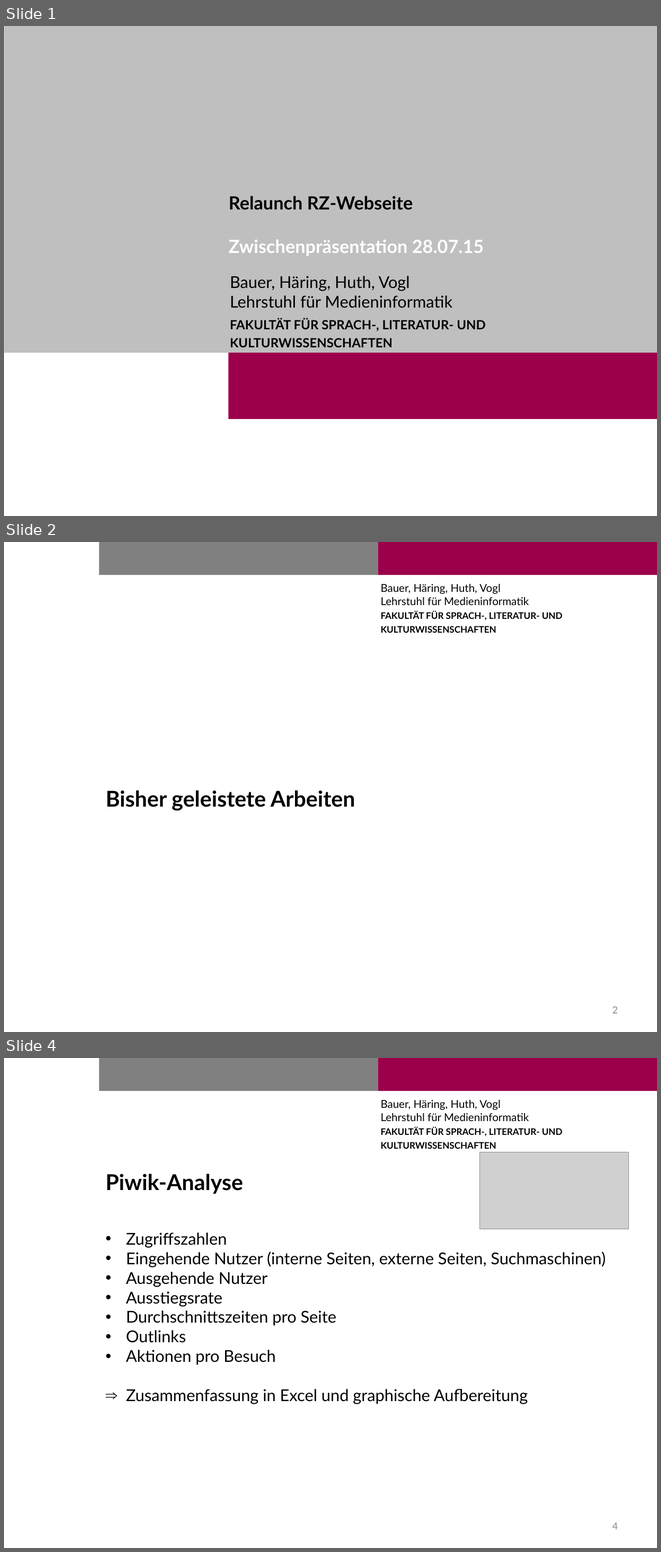
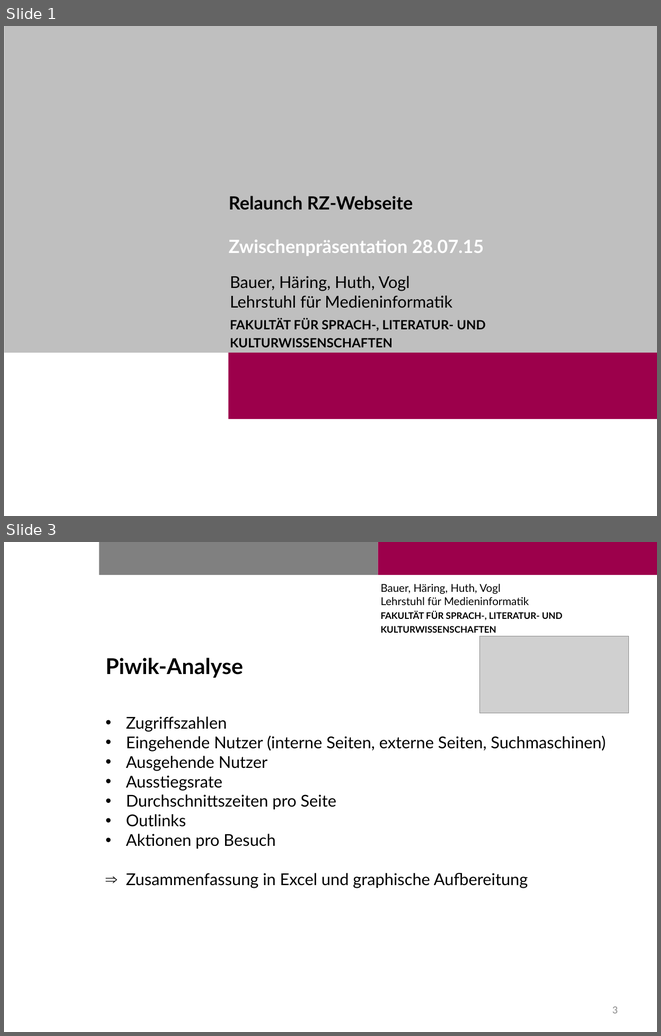
Before and after one commit to pinkdroyd/redesign-ur-rz, a slide deck: praesentationen/Zwischenpräsentation_Relaunch_RZ_28.7.15.pptx. Shown one above the other, each under a label of ours: slides 1, 2 and 4 before the commit, slides 1 and 3 after it; the slides between them are not shown. The pictures are 661x1552 and 661x1036 pixels, drawn with LibreOffice and Linux fonts; fonts in the diff are those of the drawing; grey boxes stand for pictures; background and template pictures are left out. Boxes give left, top, right and bottom in pixels: in the first picture for what was removed or moved away, otherwise in the second. Text is boxed around its words. In the diff, an @@ line names an element or a change of style, - is before the commit and + after.

```diff
--- a/praesentationen/Zwischenpräsentation_Relaunch_RZ_28.7.15.pptx
+++ b/praesentationen/Zwischenpräsentation_Relaunch_RZ_28.7.15.pptx
@@ slide 2 removed at [4,542,657,1032], background #FFFFFF; not listed: 3 template elements that a slide beside it also shows @@
@@ title removed at [106,790,355,811] @@
-Bisher geleistete Arbeiten
@@ page number removed at [612,1006,618,1013] @@
-2
@@ what was slide 4 is now slide 3 @@
@@ page number at [612,1006,618,1013]: text changed @@
-4
+3
```
Also in this commit, not shown: 3 slides changed.
